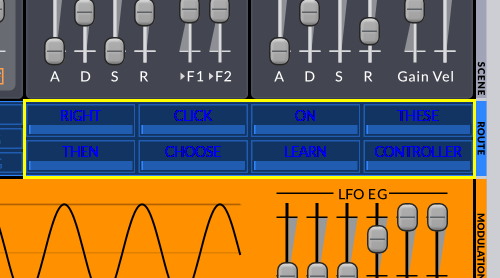
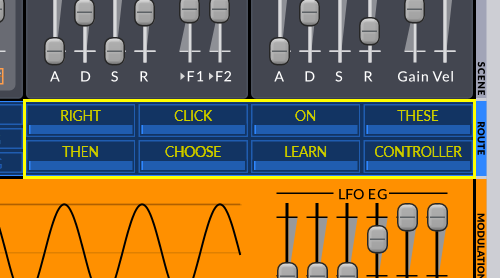
The second 500 × 278 image is a revision of the first. Changes to its layers:
added layer "Clipboard" above "Pasted Layer" over [61, 110, 462, 157]
